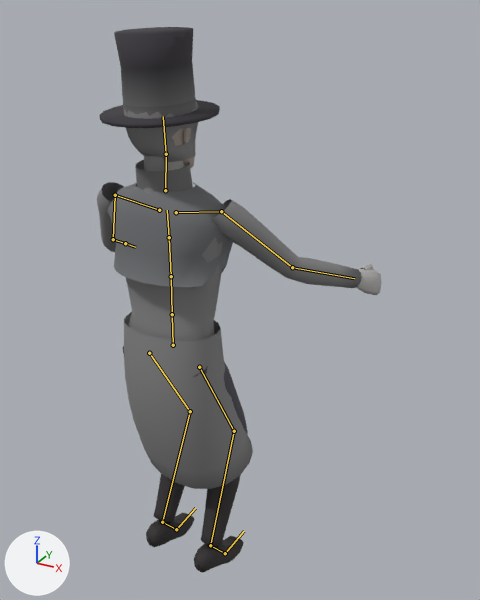
The glTF model assets/models/characters/noble_man.glb, before and after one commit.
Before and after are seen from a 50 mm camera at (1.101, -1.56, 2.04) aimed at (0.088, 0.282, 1.119). Lighting does not change. The marker at lower left points along +X, +Y and +Z. The older version comes first. Both versions are drawn at frame 11 of the action 'jump'; the numbers are the values there. The bones that change, and the others that lie on the model, are drawn over the model as lines.

In view in the first picture: 'G_cape', 'G_hat_bowler', 'G_hat_top', 'G_longcoat', 'G_tails', 'Noble_man'.
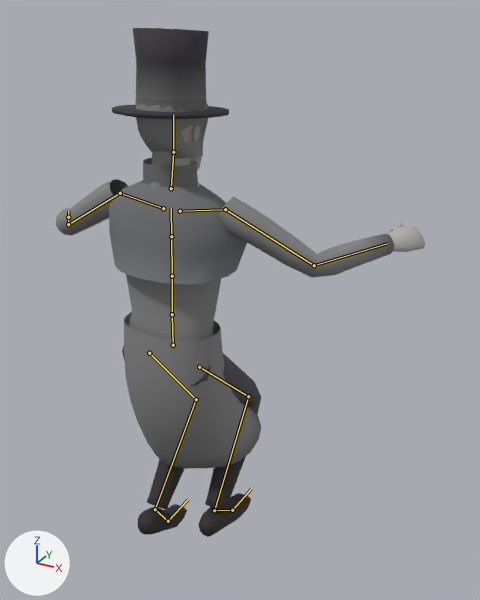
Changed parts and their boxes [x1, y1, x2, y2] in the pictures (480 x 600 px):
'Noble_man', posed (30% wider, 8% shorter): before [97, 102, 382, 573]; after [56, 102, 426, 537]
'G_longcoat', posed (6% wider, 11% shorter): before [124, 312, 253, 489]; after [124, 312, 261, 469]
'G_cape', posed (9% wider): before [107, 182, 233, 287]; after [109, 181, 247, 285]
'G_hat_top', posed (11% shorter): before [99, 27, 220, 128]; after [112, 28, 229, 118]
'G_hat_bowler', posed: before [123, 97, 196, 118]; after [130, 98, 212, 119]
bone 'Spine', root to tip: before (172, 314) to (171, 276); after (172, 314) to (172, 276)
bone 'Chest', root to tip: before (171, 276) to (169, 237); after (172, 276) to (171, 236)
bone 'UpperChest', root to tip: before (169, 237) to (167, 210); after (171, 236) to (171, 208)
bone 'RightUpperArm', root to tip: before (221, 211) to (292, 267); after (225, 209) to (314, 265)
bone 'RightLowerArm', root to tip: before (292, 267) to (354, 278); after (314, 265) to (387, 243)
bone 'LeftUpperArm', root to tip: before (115, 195) to (113, 239); after (120, 193) to (68, 224)
bone 'LeftLowerArm', root to tip: before (113, 239) to (125, 243); after (68, 224) to (68, 217)
bone 'RightUpperLeg', root to tip: before (199, 367) to (234, 431); after (199, 367) to (248, 396)
bone 'RightLowerLeg', root to tip: before (234, 431) to (210, 545); after (248, 396) to (214, 510)
bone 'RightFoot', root to tip: before (210, 545) to (225, 553); after (214, 510) to (232, 510)
bone 'RightToes', root to tip: before (225, 553) to (244, 531); after (232, 510) to (251, 488)
bone 'LeftUpperLeg', root to tip: before (149, 353) to (190, 411); after (149, 353) to (196, 399)
bone 'LeftLowerLeg', root to tip: before (190, 411) to (162, 522); after (196, 399) to (155, 509)
bone 'LeftFoot', root to tip: before (162, 522) to (176, 529); after (155, 509) to (168, 521)
bone 'LeftToes', root to tip: before (176, 529) to (195, 508); after (168, 521) to (188, 499)

The edits, one by one:
Bone 'Spine' (bone_spine) turns from (1, 0, 0) to (2, 0, 0) degrees about its own x, y and z.
Bone 'Chest' (bone_chest) turns from (1, 0, 0) to (3, 0, 0) degrees about its own x, y and z.
Bone 'UpperChest' (bone_upperchest) turns from (1, 0, 0) to (3, 0, 0) degrees about its own x, y and z.
Bone 'RightUpperArm' (bone_rightupperarm) turns from (41, 20, 19) to (26, 32, -6) degrees about its own x, y and z.
Bone 'RightLowerArm' (bone_rightlowerarm) turns from (18, 0, 0) to (45, 0, 0) degrees about its own x, y and z.
Bone 'LeftUpperArm' (bone_leftupperarm) turns from (36, -18, -17) to (14, -22, 16) degrees about its own x, y and z.
Bone 'LeftLowerArm' (bone_leftlowerarm) turns from (20, 0, 0) to (35, 0, 0) degrees about its own x, y and z.
Bone 'RightUpperLeg' (bone_rightupperleg) turns from (28, 0, 0) to (47, 0, 0) degrees about its own x, y and z.
Bone 'RightLowerLeg' (bone_rightlowerleg) turns from (-51, 0, 0) to (-82, 0, 0) degrees about its own x, y and z.
Bone 'RightFoot' (bone_rightfoot) turns from (-2, 0, 0) to (24, 1, 1) degrees about its own x, y and z.
Bone 'RightToes' (bone_righttoes) turns from (23, 1, 0) to (9, 0, 0) degrees about its own x, y and z.
Bone 'LeftUpperLeg' (bone_leftupperleg) turns from (31, 0, 0) to (38, 0, 0) degrees about its own x, y and z.
Bone 'LeftLowerLeg' (bone_leftlowerleg) turns from (-57, 0, 0) to (-77, 0, 0) degrees about its own x, y and z.
Bone 'LeftFoot' (bone_leftfoot) turns from (1, 0, 0) to (9, 0, -1) degrees about its own x, y and z.
Bone 'LeftToes' (bone_lefttoes) turns from (23, -1, 0) to (27, -1, 0) degrees about its own x, y and z.
